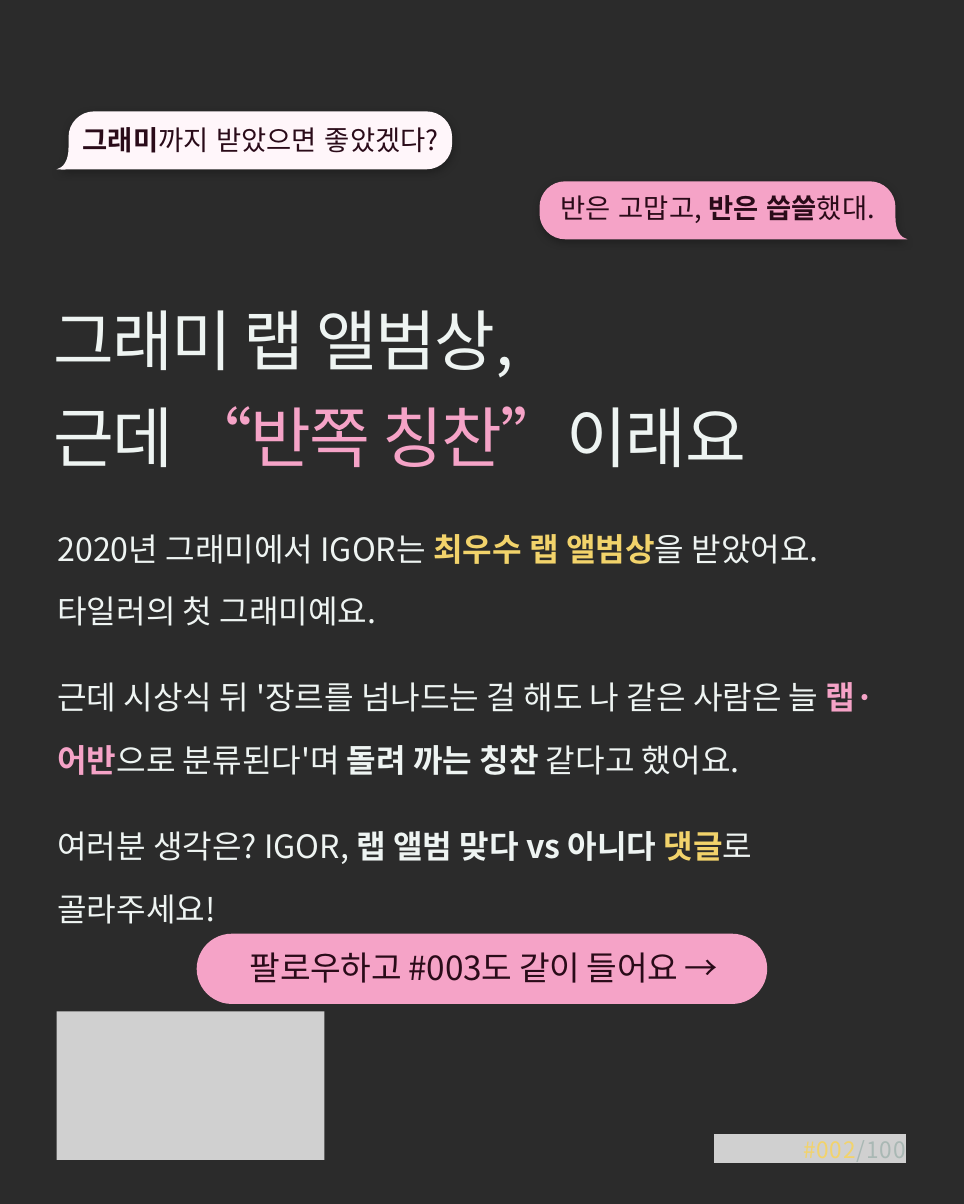
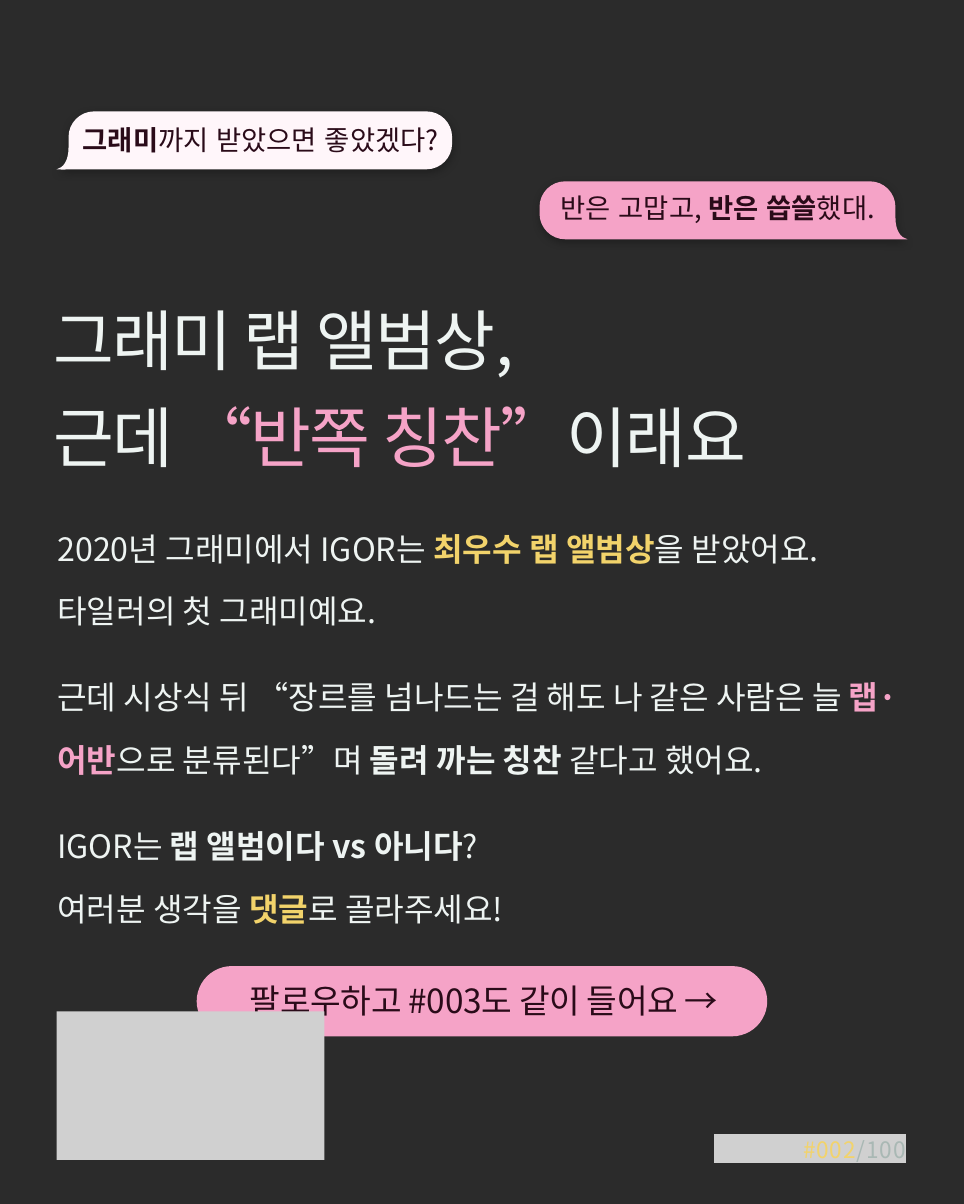
Before and after one commit to yeezyismygoat-pixel/ClaudeRep, a slide deck: slide 8 of IGOR_명반002_초안.pptx. Drawn at 964x1204 pixels with LibreOffice and Linux fonts; fonts in the diff are those of the drawing; grey boxes stand for pictures; background and template pictures are left out; a plain dark background stands for a picture behind light text. Boxes give left, top, right and bottom in pixels: in the first picture for what was removed or moved away, otherwise in the second. Text is boxed around its words. In the diff, an @@ line names an element or a change of style, - is before the commit and + after.

```diff
--- a/IGOR_명반002_초안.pptx
+++ b/IGOR_명반002_초안.pptx
@@ text at [57,682,898,775]: text changed @@
-근데 시상식 뒤 '장르를 넘나드는 걸 해도 나 같은 사람은 늘 랩·어반으로 분류된다'며 돌려 까는 칭찬 같다고 했어요.
+근데 시상식 뒤 “장르를 넘나드는 걸 해도 나 같은 사람은 늘 랩·어반으로 분류된다”며 돌려 까는 칭찬 같다고 했어요.
@@ text at [57,831,503,924]: text changed @@
-여러분 생각은? IGOR, 랩 앨범 맞다 vs 아니다 댓글로 골라주세요!
+IGOR는 랩 앨범이다 vs 아니다?
+여러분 생각을 댓글로 골라주세요!
@@ rounded rectangle "팔로우하고 #003도 같이 들어요 →": place and size @@
-rounded rectangle "팔로우하고 #003도 같이 들어요 →" at [197,934,768,1004]
+rounded rectangle "팔로우하고 #003도 같이 들어요 →" at [197,967,768,1037]
```
Also in this commit, not shown: 4 other slides changed, 3 other files.
